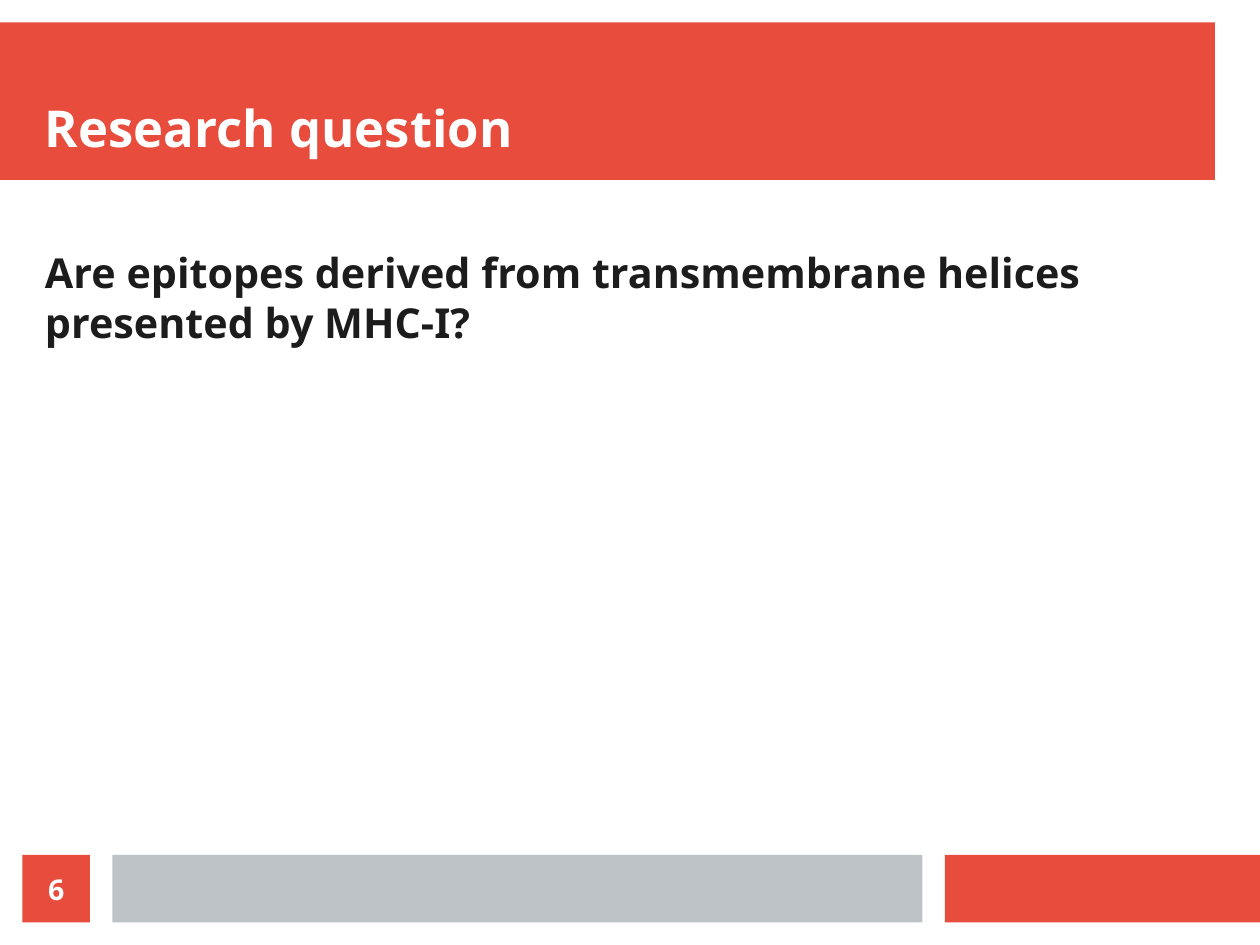
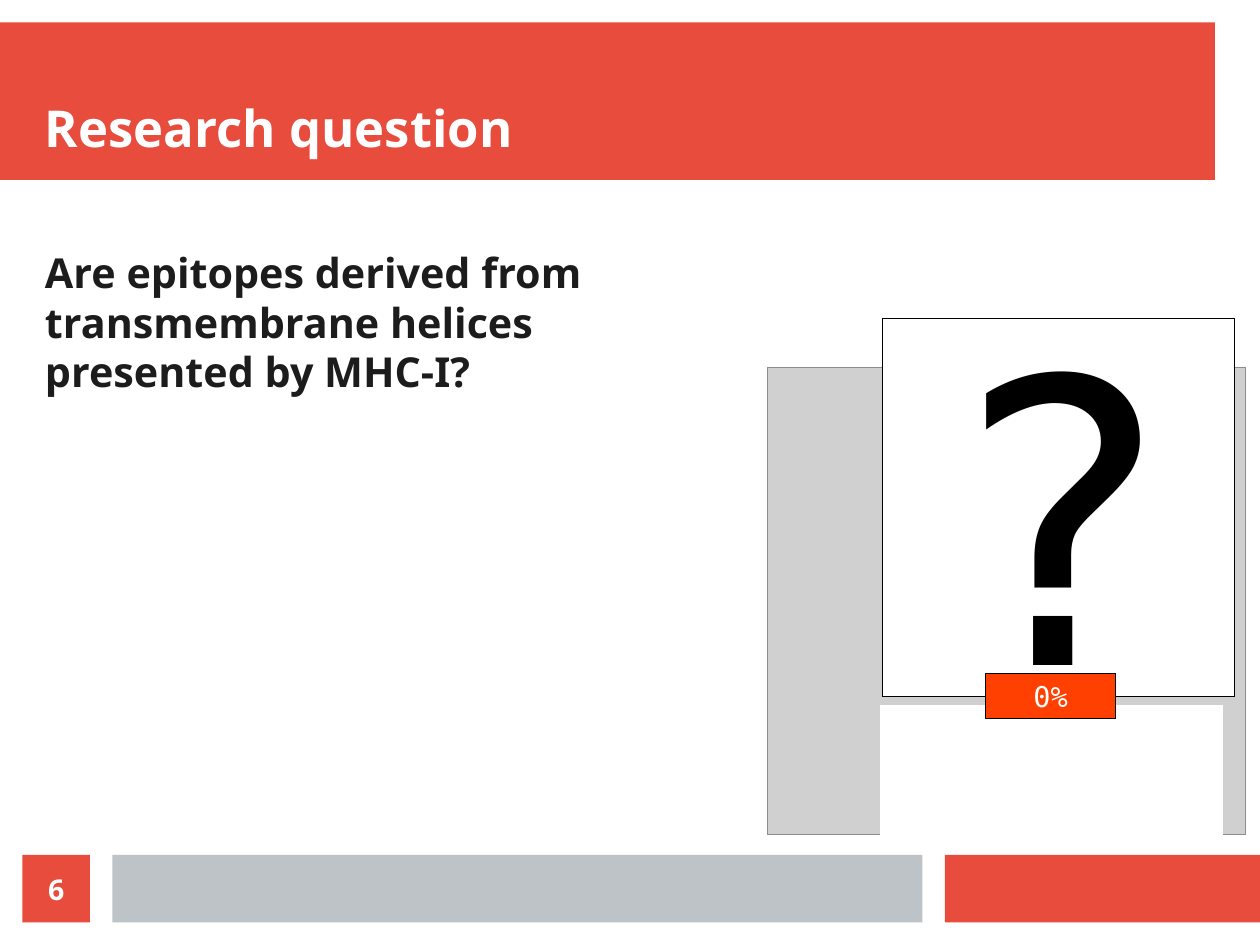
Before and after one commit to richelbilderbeek/cellbio_presentation_20210201, a slide deck: slide 6 of cellbio_presentation_20210201.odp. Drawn at 1260x945 pixels with LibreOffice and Linux fonts; fonts in the diff are those of the drawing; grey boxes stand for pictures. Boxes give left, top, right and bottom in pixels: in the first picture for what was removed or moved away, otherwise in the second. Text is boxed around its words. In the diff, an @@ line names an element or a change of style, - is before the commit and + after.

Commit message:
Describe H0 for epitope presentation

```diff
--- a/cellbio_presentation_20210201.odp
+++ b/cellbio_presentation_20210201.odp
@@ text "Are epitopes derived from transmembrane ..." rewrapped from <box>45,256,1080,348</box> to <box>45,256,581,397</box> @@
@@ rectangle added at <box>883,319,1235,696</box>, fill #FFFFFF, outline #000000 0 pt, 249.2 pt, text #000000 @@
+?
@@ picture added at <box>767,368,1246,835</box> @@
@@ rectangle added at <box>986,673,1116,719</box>, fill #FF4000, outline #000000 0 pt, 18 pt, text #FFFFFF @@
+0%
@@ rectangle added at <box>880,705,1223,835</box>, fill #FFFFFF, outline #FFFFFF 0 pt @@
```
Also in this commit, not shown: 6 other slides changed, 4 slides added.
